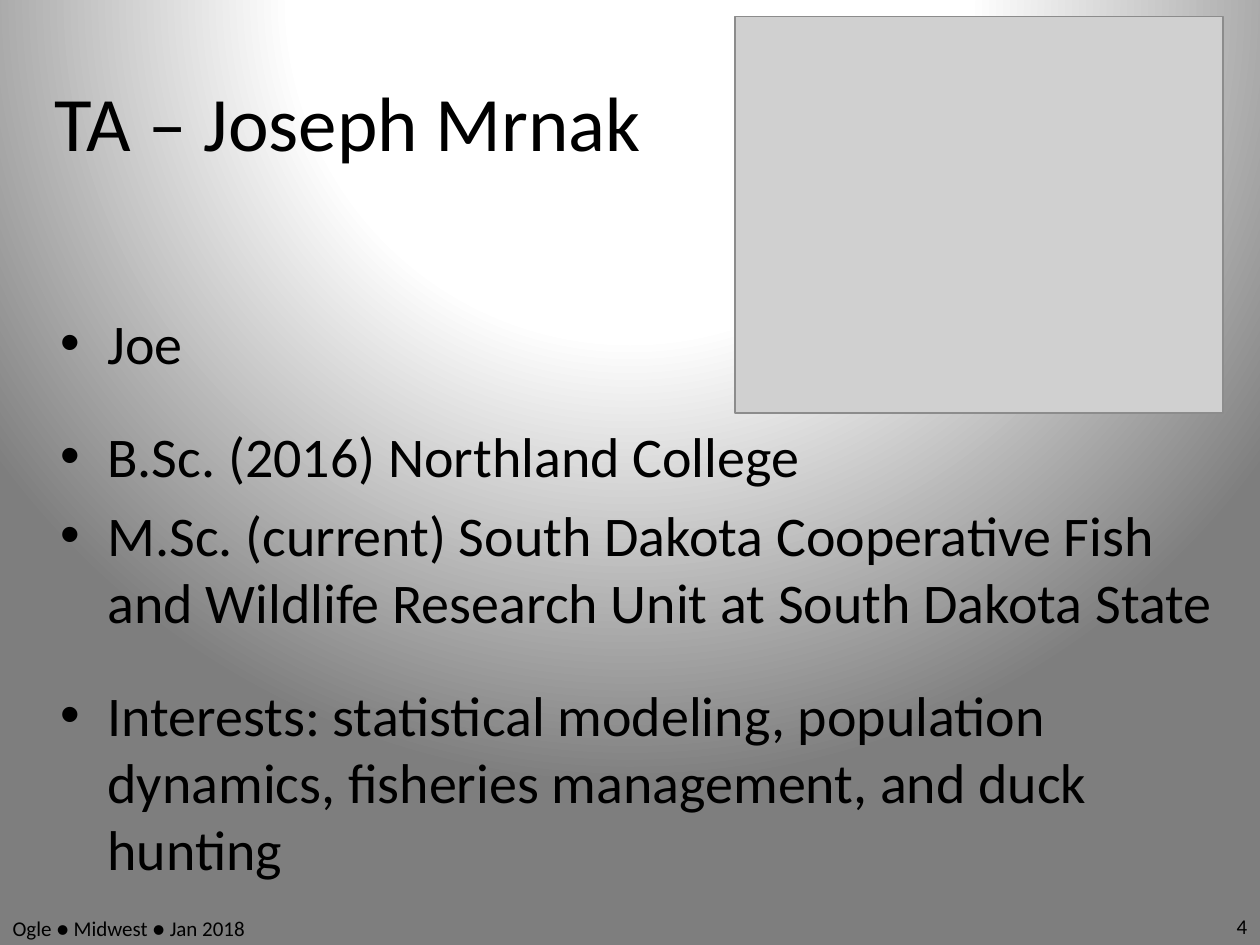
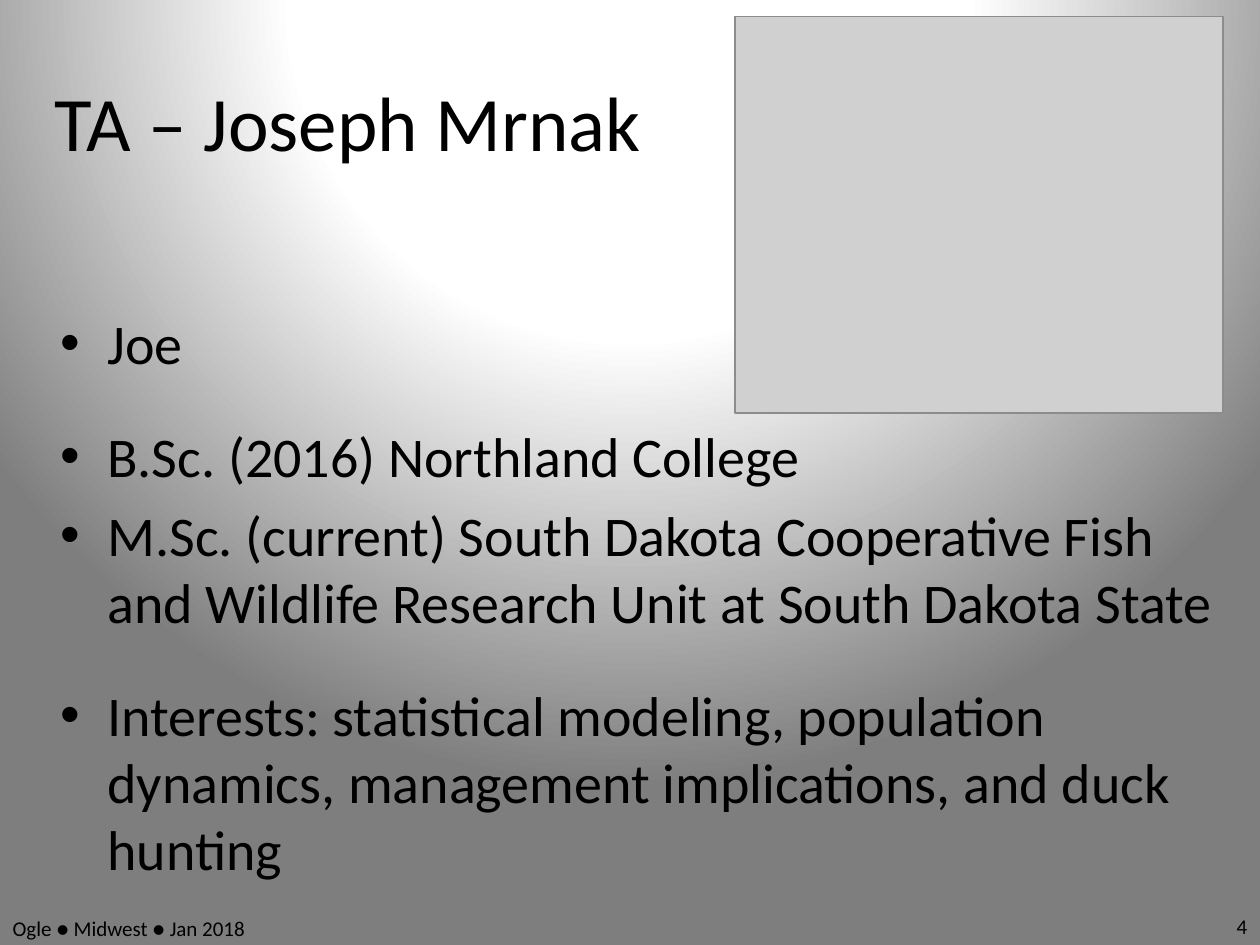
Before and after one commit to anhnguyendepocen/RcourseMidwest2018, a slide deck: slide 4 of Slides.pptx. Drawn at 1260x945 pixels with LibreOffice and Linux fonts; fonts in the diff are those of the drawing; grey boxes stand for pictures. Boxes give left, top, right and bottom in pixels: in the first picture for what was removed or moved away, otherwise in the second. Text is boxed around its words. In the diff, an @@ line names an element or a change of style, - is before the commit and + after.

Commit message:
Fixed error on Joe's slide

```diff
--- a/Slides.pptx
+++ b/Slides.pptx
@@ text at <box>107,697,1170,880</box>: text changed @@
-• Interests: statistical modeling, population dynamics, fisheries management, and duck hunting
+• Interests: statistical modeling, population dynamics, management implications, and duck hunting
```
